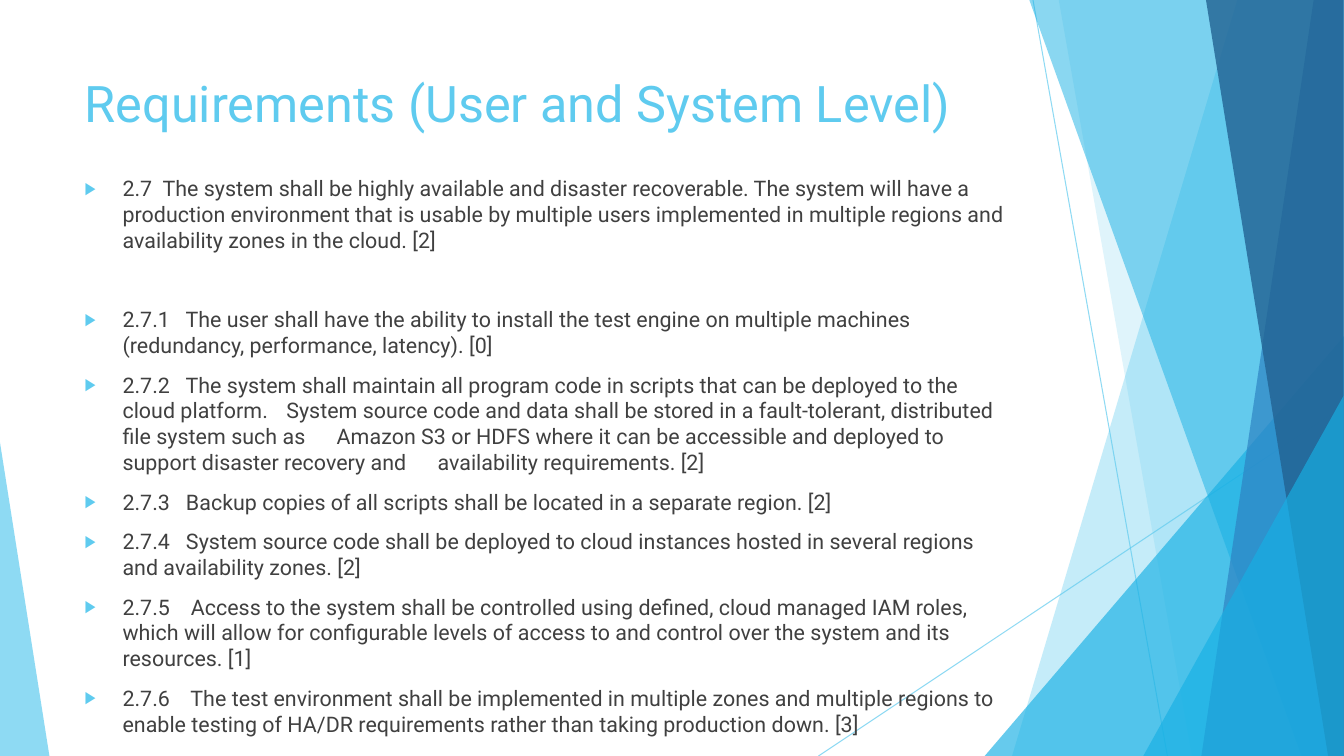
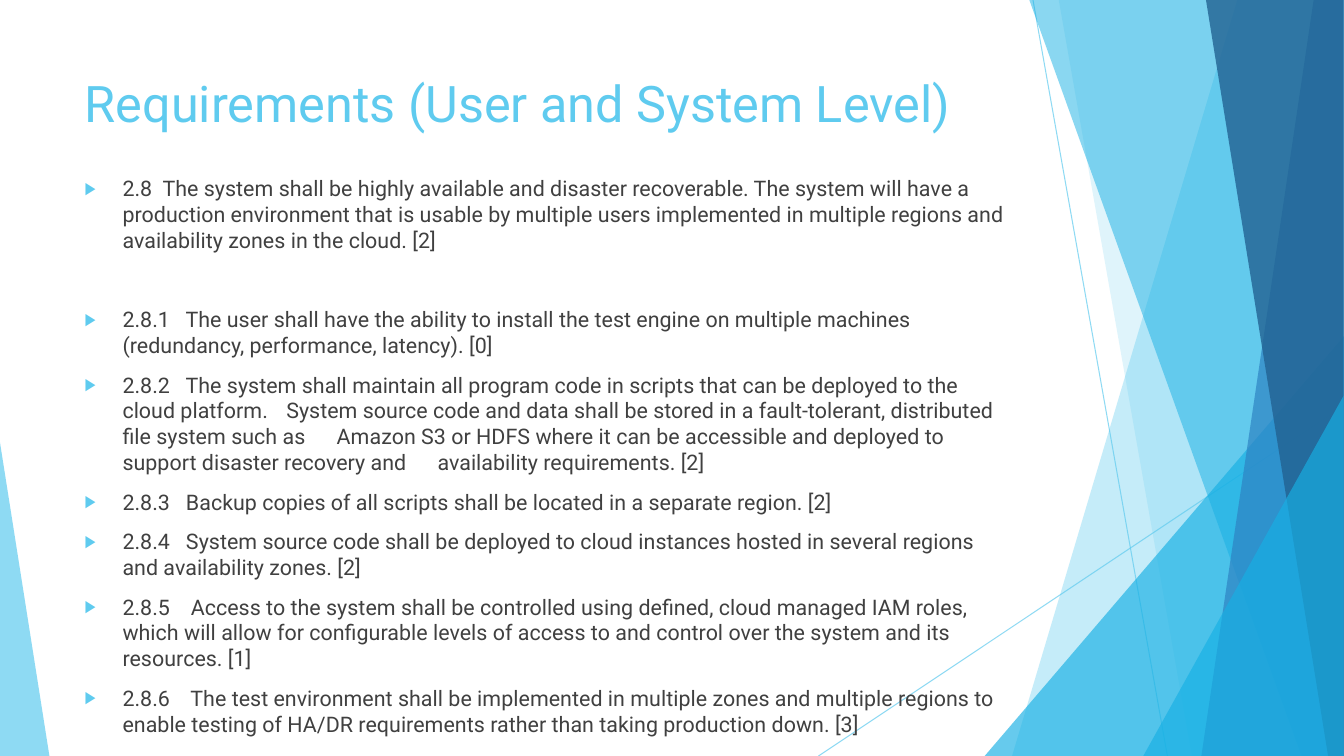
Before and after one commit to KodeFu/cse682, a slide deck: slide 17 of Test Framework Midterm Presentation.pptx (slide 16 before the commit). Drawn at 1344x756 pixels with LibreOffice and Linux fonts; fonts in the diff are those of the drawing. Boxes give left, top, right and bottom in pixels: in the first picture for what was removed or moved away, otherwise in the second. Text is boxed around its words. In the diff, an @@ line names an element or a change of style, - is before the commit and + after.

```diff
--- a/Test Framework Midterm Presentation.pptx
+++ b/Test Framework Midterm Presentation.pptx
@@ text at (123, 180, 1003, 738): text changed @@
-▶ 2.7 The system shall be highly available and disaster recoverable. The system will have a production environment that is usable by multiple users implemented in multiple regions and availability zones in the cloud. [2]
-▶ 2.7.1 The user shall have the ability to install the test engine on multiple machines (redundancy, performance, latency). [0]
-▶ 2.7.2 The system shall maintain all program code in scripts that can be deployed to the cloud platform. System source code and data shall be stored in a fault-tolerant, distributed file system such as Amazon S3 or HDFS where it can be accessible and deployed to support disaster recovery and availability requirements. [2]
-▶ 2.7.3 Backup copies of all scripts shall be located in a separate region. [2]
-▶ 2.7.4 System source code shall be deployed to cloud instances hosted in several regions and availability zones. [2]
-▶ 2.7.5 Access to the system shall be controlled using defined, cloud managed IAM roles, which will allow for configurable levels of access to and control over the system and its resources. [1]
-▶ 2.7.6 The test environment shall be implemented in multiple zones and multiple regions to enable testing of HA/DR requirements rather than taking production down. [3]
+▶ 2.8 The system shall be highly available and disaster recoverable. The system will have a production environment that is usable by multiple users implemented in multiple regions and availability zones in the cloud. [2]
+▶ 2.8.1 The user shall have the ability to install the test engine on multiple machines (redundancy, performance, latency). [0]
+▶ 2.8.2 The system shall maintain all program code in scripts that can be deployed to the cloud platform. System source code and data shall be stored in a fault-tolerant, distributed file system such as Amazon S3 or HDFS where it can be accessible and deployed to support disaster recovery and availability requirements. [2]
+▶ 2.8.3 Backup copies of all scripts shall be located in a separate region. [2]
+▶ 2.8.4 System source code shall be deployed to cloud instances hosted in several regions and availability zones. [2]
+▶ 2.8.5 Access to the system shall be controlled using defined, cloud managed IAM roles, which will allow for configurable levels of access to and control over the system and its resources. [1]
+▶ 2.8.6 The test environment shall be implemented in multiple zones and multiple regions to enable testing of HA/DR requirements rather than taking production down. [3]
```
Also in this commit, not shown: 1 slide added, 2 other files.
